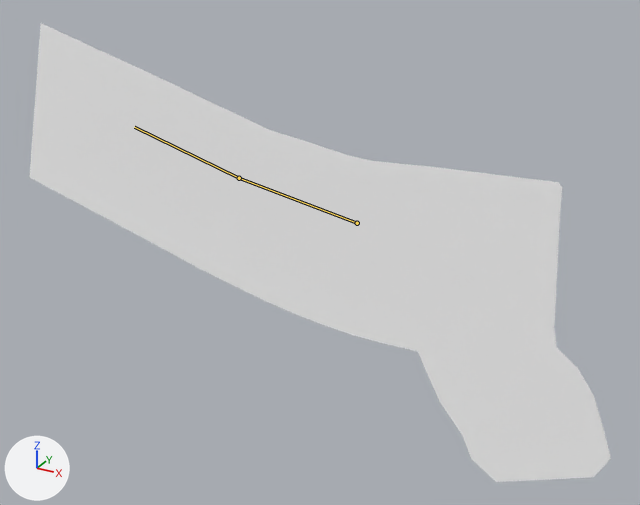
Renders of the glTF model AssetsSource/character/DollSkeleton.glb from each side of a commit.
Rendered twice from a 50 mm lens placed at (0.65, -3.02, 5.04), pointed at (-1.05, 0.08, 3.49). The lights are fixed; the arrows at lower left show +X, +Y and +Z. Both versions are drawn at frame 5 of the action 'ShacklesWalk-loop'; the numbers are the values there. The bones that change are drawn over the model as lines.

Objects in the first picture: 'penisEquine.png'.
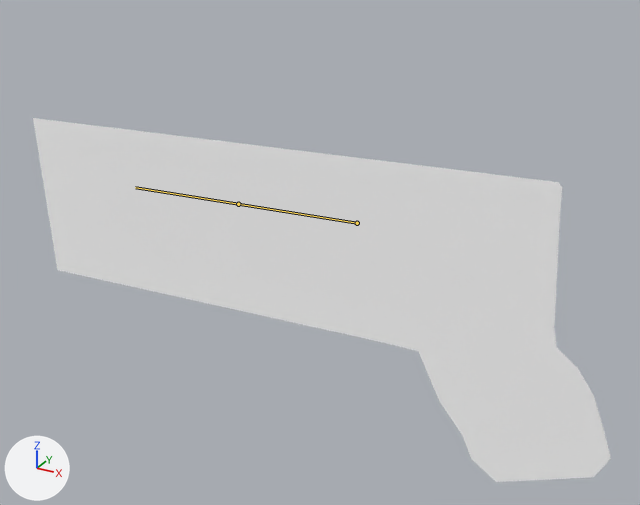
What differs and where, as boxes (x1, y1, x2, y2) in the pictures (640 x 505 px):
'penisEquine.png', posed (21% shorter): before (30, 23, 611, 482); after (33, 118, 611, 482)
bone 'Penis2', root to tip: before (357, 223) to (239, 178); after (357, 223) to (238, 204)
bone 'Penis3', root to tip: before (239, 178) to (134, 127); after (238, 204) to (135, 187)

The change in detail:
Bone 'Penis2' (bone_penis2) turns from (0, 0, 12) to (0, 0, 0) degrees about its own x, y and z.
Bone 'Penis3' (bone_penis3) turns from (0, 0, 5) to (0, 0, 0) degrees about its own x, y and z.
